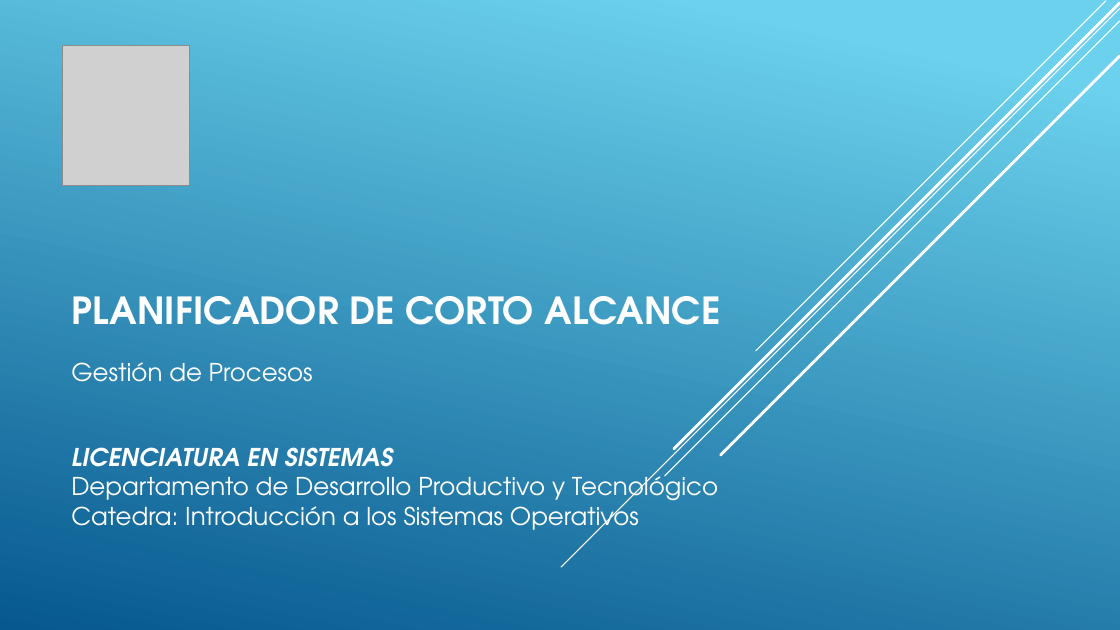
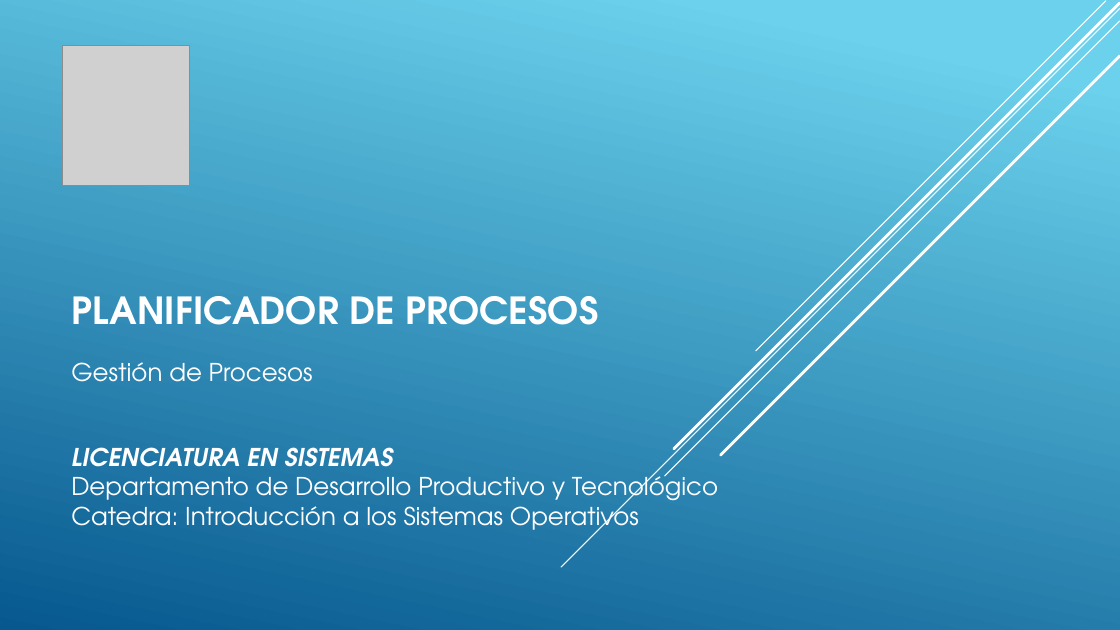
Before and after one commit to Victor-UNLa/SO.01.PlanificadorCortoAlcance, a slide deck: slide 1 of Documento/SO.01.PlanificadorCortoAlcance.pptx. Drawn at 1120x630 pixels with LibreOffice and Linux fonts; fonts in the diff are those of the drawing; grey boxes stand for pictures. Boxes give left, top, right and bottom in pixels: in the first picture for what was removed or moved away, otherwise in the second. Text is boxed around its words. In the diff, an @@ line names an element or a change of style, - is before the commit and + after.

Commit message:
Se Agrega admTablaProcesos y se Mejora Test
Nueva Clase admTablaProcesos
los test mostrar planificadores mejorados y mostrar Resultados Nuevo¡¡¡

```diff
--- a/Documento/SO.01.PlanificadorCortoAlcance.pptx
+++ b/Documento/SO.01.PlanificadorCortoAlcance.pptx
@@ title at [71, 296, 599, 325]: text changed @@
-PLANIFICADOR DE CORTO ALCANCE
+PLANIFICADOR DE PROCESOS
```
Also in this commit, not shown: 17 other slides changed, 2 slides added, 11 other files.
